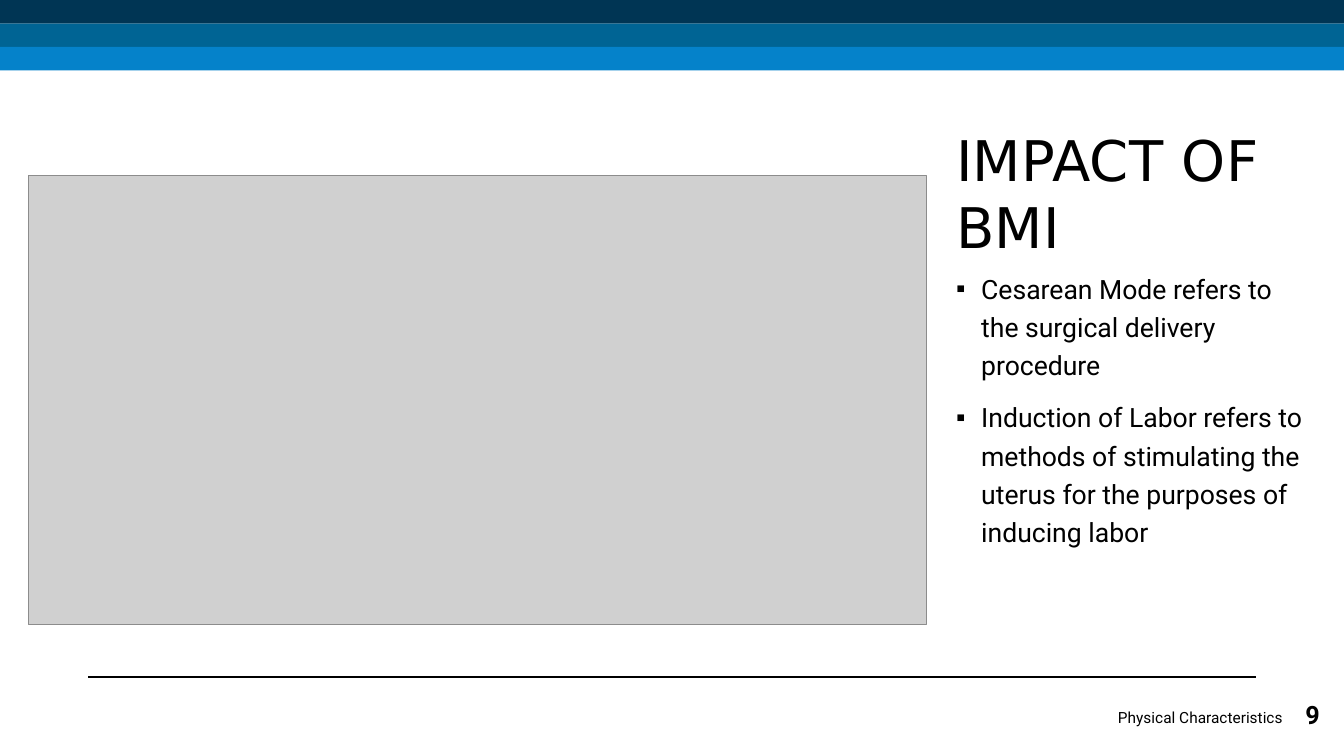
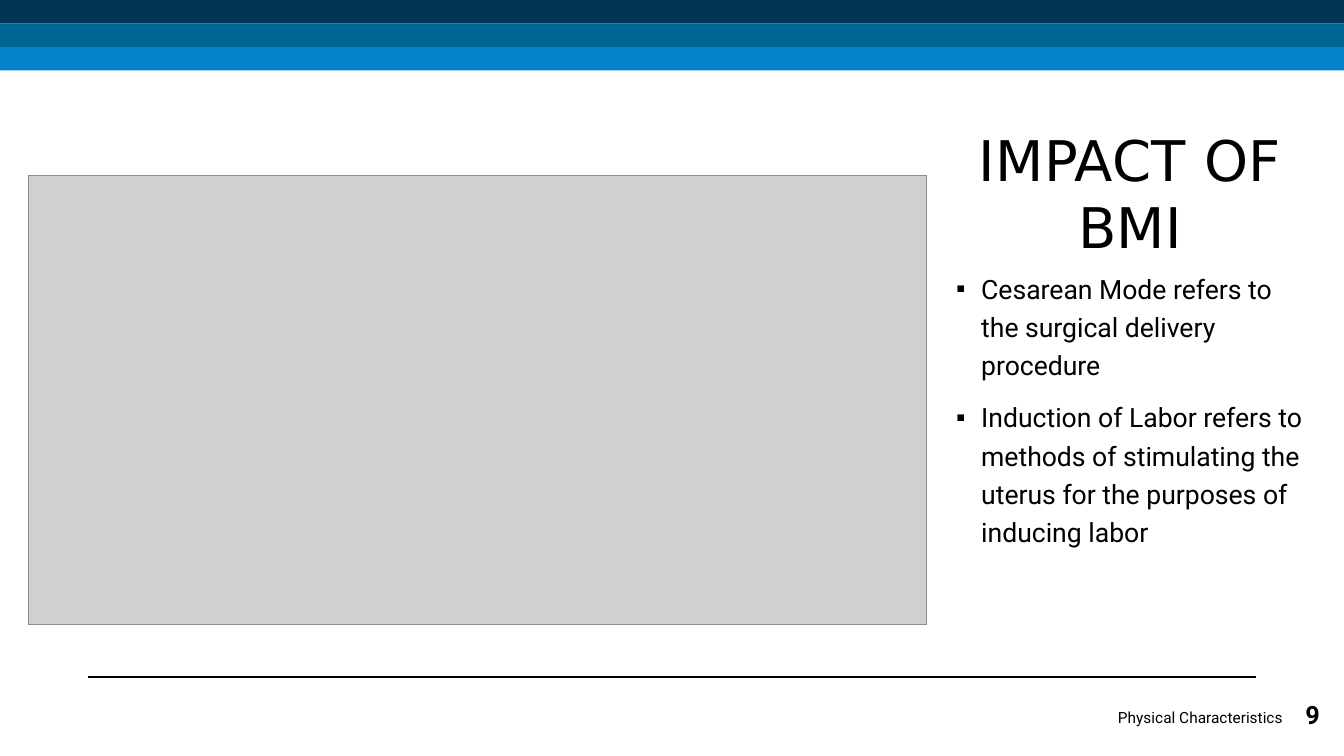
Before and after one commit to Abhijith-S-D/Pregnancy-Related_Complications_Mortality_in_US, a slide deck: slide 9 of presentation_materials/ece143-final_presentation.pptx. Drawn at 1344x756 pixels with LibreOffice and Linux fonts; fonts in the diff are those of the drawing; grey boxes stand for pictures. Boxes give left, top, right and bottom in pixels: in the first picture for what was removed or moved away, otherwise in the second. Text is boxed around its words. In the diff, an @@ line names an element or a change of style, - is before the commit and + after.

```diff
--- a/presentation_materials/ece143-final_presentation.pptx
+++ b/presentation_materials/ece143-final_presentation.pptx
@@ text "IMPACT OF BMI" at [979,139,1282,248]: alignment left to centre @@
```
Also in this commit, not shown: 5 other slides changed, 1 other file.
